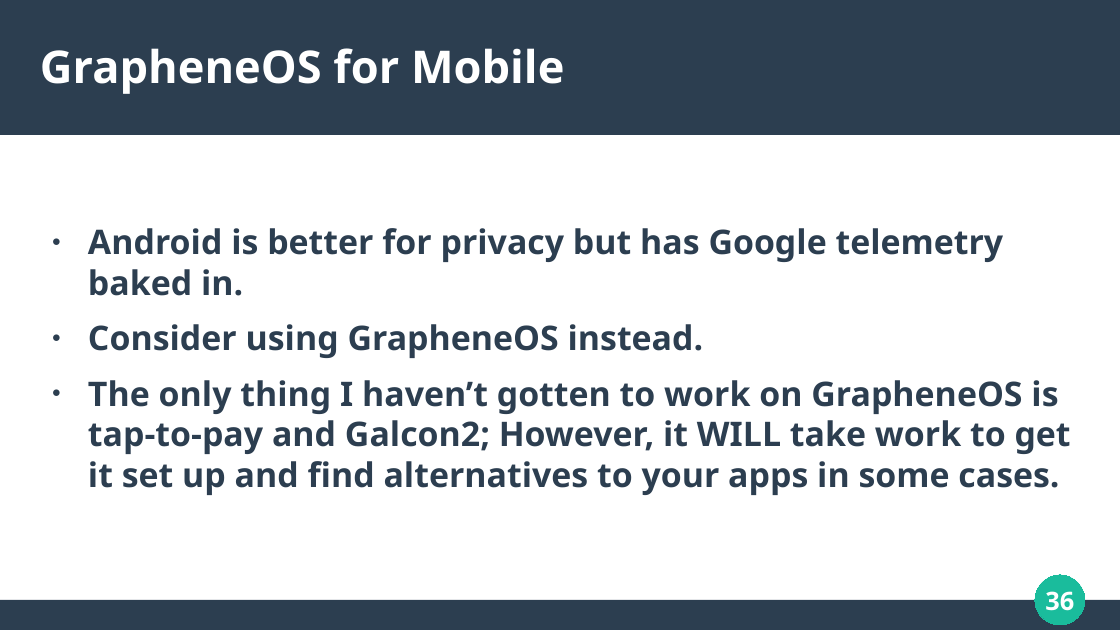
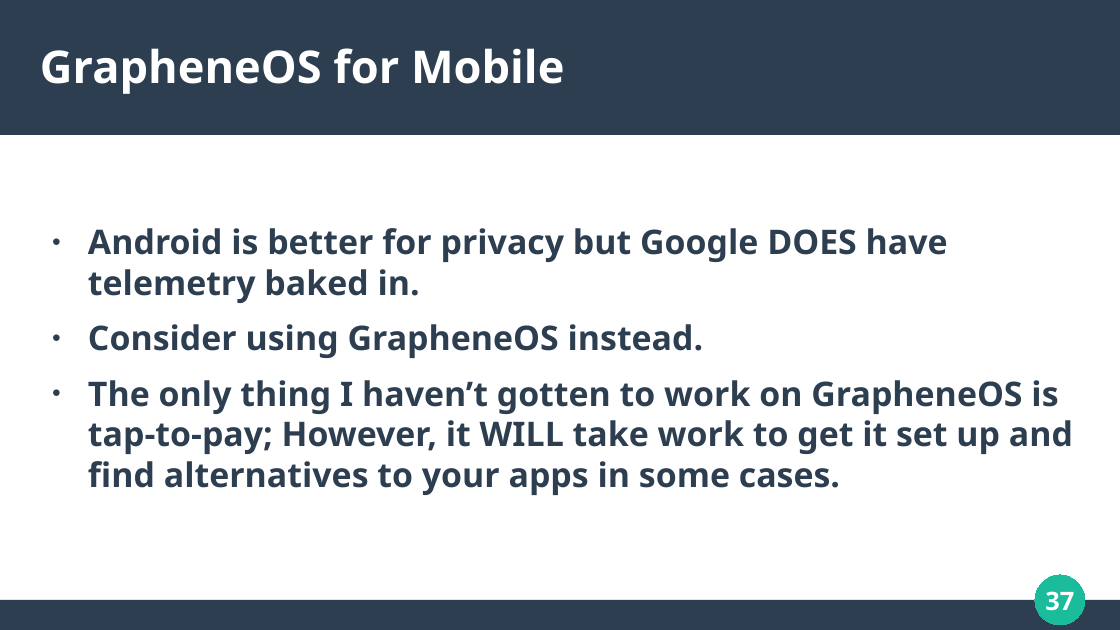
Before and after one commit to RealAsira/OwnYourOSINT, a slide deck: slide 37 of Own Your OSINT.odp (slide 36 before the commit). Drawn at 1120x630 pixels with LibreOffice and Linux fonts; fonts in the diff are those of the drawing. Boxes give left, top, right and bottom in pixels: in the first picture for what was removed or moved away, otherwise in the second. Text is boxed around its words. In the diff, an @@ line names an element or a change of style, - is before the commit and + after.

Commit message:
Slides: all remaining planned slides, SSL, mobile forensics, OSINT, etc

```diff
--- a/Own Your OSINT.odp
+++ b/Own Your OSINT.odp
@@ text at <box>88,228,948,303</box>: text changed @@
-● Android is better for privacy but has Google telemetry baked in.
+● Android is better for privacy but Google DOES have telemetry baked in.
@@ text at <box>88,380,1073,495</box>: text changed @@
-● The only thing I haven’t gotten to work on GrapheneOS is tap-to-pay and Galcon2; However, it WILL take work to get it set up and find alternatives to your apps in some cases.
+● The only thing I haven’t gotten to work on GrapheneOS is tap-to-pay; However, it WILL take work to get it set up and find alternatives to your apps in some cases.
@@ page number at <box>1045,591,1074,611</box>: text changed @@
-36
+37
```
Also in this commit, not shown: 6 other slides changed, 2 slides added, 2 slides removed.
